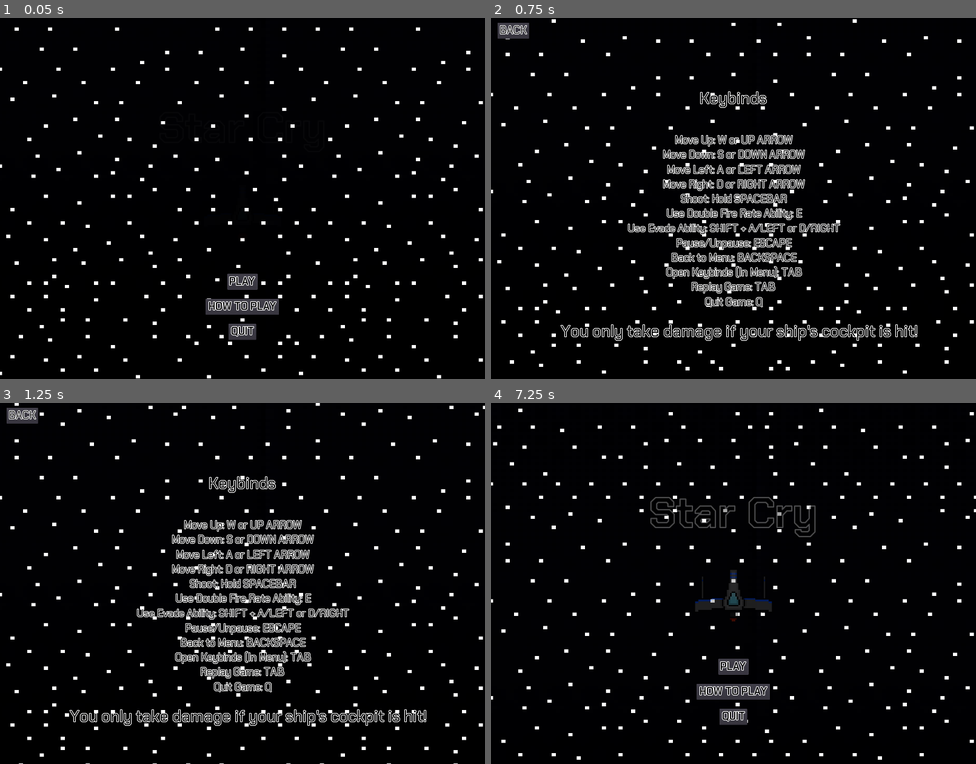
Above: before the commit, frames 1-4 (two rows, left to right).
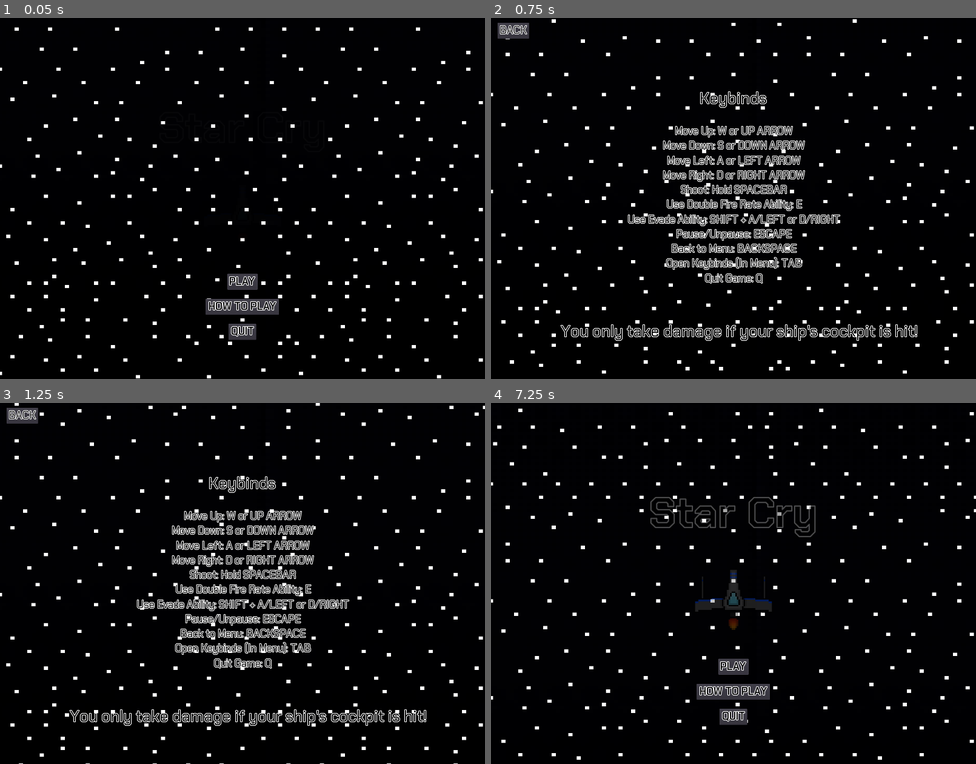
Above: after the commit, the same moments.

Repository: Cecilist/Final-BossFightBulletShooter
Game: Godot game, scene res://Menu/MainMenu.tscn
Two runs of this game, one before a commit and one after it. Both use one fixed random seed, a clock stepped at 60 frames per second and the inputs below.
Inputs:
- Up to frame 1 (0.05 s): no input
- Up to frame 2 (0.75 s): click "HOW TO PLAY" at 0.5 s
- Up to frame 3 (1.25 s): no input
- Up to frame 4 (7.25 s): click "BACK" at 1.25 s; click "PLAY" at 2 s; tap Enter (play_game) at 2.75, 4.35, 5 s; hold D (move_right) 2.78-3.53 s; hold Shift (evade) 2.78-3.53 s; tap Space (shoot) at 3.5, 5.1 s; hold S (move_down) 3.53-4.28 s; tap E (fire_rate_ability) at 3.6 s; hold D (move_right) 4.28-5.03 s; hold W (move_up) 5.03-5.78 s; hold A (move_left) 5.78-6.5 s; tap Tab (to_next_screen) at 5.85 s; tap Escape (pause) at 6.4 s; click "TO MENU" at 6.5 s

Frame 1 is identical in both runs. In frame 2, 8.0% of the frame differs, in the area x 28-72%, y 29-81%; in frame 3, 8.0%; in frame 4, less than 0.1%.

Commit message:
Remove unnecessary keybind

Diff:
--- a/project/Menu/Instructions.tscn
+++ b/project/Menu/Instructions.tscn
@@ -72,9 +72,9 @@
 anchor_right = 0.5
 anchor_bottom = 0.5
 margin_left = -333.0
-margin_top = -201.0
+margin_top = -249.735
 margin_right = 333.0
-margin_bottom = 336.0
+margin_bottom = 287.265
 custom_fonts/font = SubResource( 3 )
 custom_colors/font_color = Color( 0, 0, 0, 1 )
 text = "Move Up: W or UP ARROW
@@ -87,7 +87,6 @@
 Pause/Unpause: ESCAPE
 Back to Menu: BACKSPACE
 Open Keybinds (In Menu): TAB
-Replay Game: TAB
 Quit Game: Q"
 align = 1
 valign = 1
--- a/project/Menu/MainMenu.tscn
+++ b/project/Menu/MainMenu.tscn
@@ -113,7 +113,7 @@
 scale = Vector2( 0.5, 0.5 )
 frames = SubResource( 2 )
 animation = "flying"
-frame = 1
+frame = 3
 playing = true
 
 [node name="TitleShipSprite" type="AnimatedSprite" parent="."]
